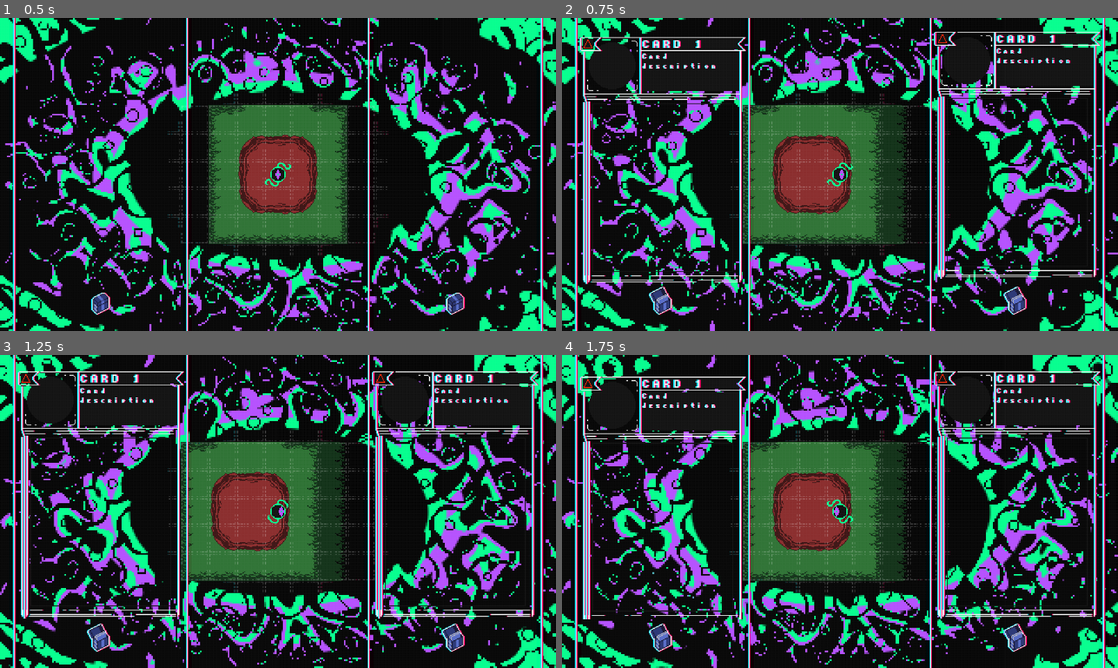
Above: before the commit, frames 1-4 (two rows, left to right).
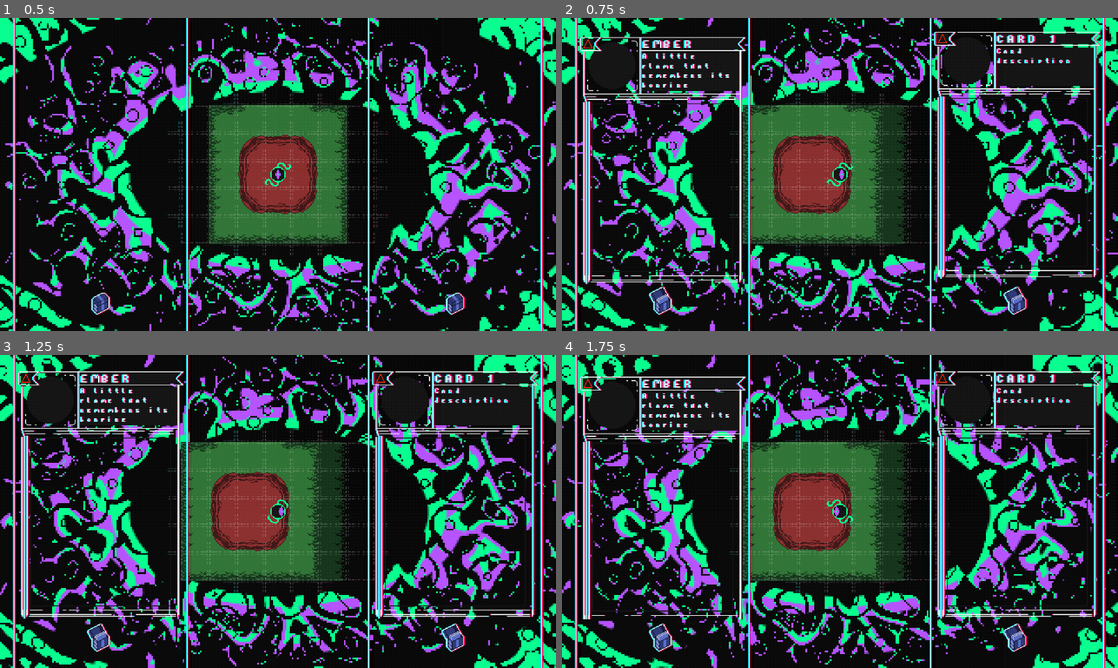
Above: after the commit, the same moments.

Repository: FaunaPolaris/HomeMadeCCG
Game: Godot game, scene res://scenes/main_screen.tscn
Two runs of this game, one before a commit and one after it. Both use one fixed random seed, a clock stepped at 60 frames per second and the inputs below.
Inputs (mouse positions are in pixels of both pictures, inside the frame that each line leads up to):
- Up to frame 1 (0.5 s): no input
- Up to frame 2 (0.75 s): tap Enter at 0.5 s; move the mouse to (962, 158) at 0.52 s; hold Right (ui_right) from 0.53 s (still down); hold E (toggle_deck) from 0.53 s (still down); click (962, 158) at 0.67 s
- Up to frame 3 (1.25 s): keep holding Right (ui_right); keep holding E (toggle_deck)
- Up to frame 4 (1.75 s): release Right (ui_right) at 1.25 s; release E (toggle_deck) at 1.25 s; drag from (662, 492) to (812, 574) at 1.27 s

Frame 1 is identical in both runs. In frame 2, 0.5% of the frame differs, in the area x 14-31%, y 7-23%; in frame 3, 0.5%, in the area x 14-31%, y 6-22%; in frame 4, 0.5%.

Commit message:
the player deck is dealt from a decklist and lives in the save
The left list is now the player deck, the right one the terrain the
player stands on (still placeholder cards until terrain hands over
real ones). Cards serialize to JSON-safe dictionaries, CardList can
load a whole decklist, and SaveGame carries the deck next to the map
states — older saves just have no deck key and get the starter dealt
again. resources/decks/starter_deck.json holds nine starter cards,
one per element.

Co-Authored-By: Claude Fable 5 <noreply@anthropic.com>

Diff:
--- /dev/null
+++ b/resources/decks/starter_deck.json
@@ -0,0 +1,11 @@
+[
+	{ "name": "EMBER", "description": "A little flame that remembers its bonfire", "element": "fire" },
+	{ "name": "GUST", "description": "A pocket of wind that will not settle", "element": "air" },
+	{ "name": "DEW", "description": "Morning water gathered one drop at a time", "element": "water" },
+	{ "name": "PEBBLE", "description": "A stubborn piece of an old mountain", "element": "earth" },
+	{ "name": "STATIC", "description": "A crackle waiting for somewhere to land", "element": "thunder" },
+	{ "name": "MAW", "description": "An appetite with nothing else around it", "element": "hunger" },
+	{ "name": "SAPLING", "description": "A tree still deciding where to stand", "element": "wood" },
+	{ "name": "ASH", "description": "What the fire left when it moved along", "element": "smoke" },
+	{ "name": "HOLLOW", "description": "A quiet space where an element should be", "element": "null" }
+]
--- a/scenes/main_screen.tscn
+++ b/scenes/main_screen.tscn
@@ -80,15 +80,16 @@
 
 [node name="cheat_menu" parent="." unique_id=1993027544 instance=ExtResource("2_cheat")]
 
-[node name="card_list_left" parent="." instance=ExtResource("7_cardlist")]
+[node name="player_deck" parent="." instance=ExtResource("7_cardlist")]
 offset_left = -300.0
 offset_top = -164.0
 offset_right = -108.0
 offset_bottom = 124.0
+placeholder_cards = 0
 slide_when_closed = Vector2(0, 344)
 open = false
 
-[node name="card_list_right" parent="." instance=ExtResource("7_cardlist")]
+[node name="terrain_cards" parent="." instance=ExtResource("7_cardlist")]
 offset_left = 108.0
 offset_top = -164.0
 offset_right = 300.0
@@ -101,11 +102,11 @@
 offset_top = 129.0
 offset_right = -188.0
 offset_bottom = 161.0
-list = NodePath("../card_list_left")
+list = NodePath("../player_deck")
 
 [node name="cardbox_right" parent="." node_paths=PackedStringArray("list") instance=ExtResource("8_cardbox")]
 offset_left = 188.0
 offset_top = 129.0
 offset_right = 220.0
 offset_bottom = 161.0
-list = NodePath("../card_list_right")
+list = NodePath("../terrain_cards")
--- a/script/cards/Card.gd
+++ b/script/cards/Card.gd
@@ -48,3 +48,31 @@
 func _show_element_icon() -> void:
 	var icon: AtlasTexture = %element_icon.texture
 	icon.region = Rect2(element * ICON_SIZE, 0, ICON_SIZE, ICON_SIZE)
+
+
+## Cards travel through decklists and the save file as JSON-safe
+## dictionaries: {"name": ..., "description": ..., "element": "fire"}.
+func apply_data(data: Dictionary) -> void:
+	card_name = String(data.get("name", card_name))
+	description = String(data.get("description", description))
+	element = element_from_name(String(data.get("element", "null")))
+
+
+func to_data() -> Dictionary:
+	return {
+		"name": card_name,
+		"description": description,
+		"element": element_name(element),
+	}
+
+
+static func element_name(value: Element) -> String:
+	return (Element.keys()[value] as String).to_lower()
+
+
+static func element_from_name(named: String) -> Element:
+	var index := Element.keys().find(named.to_upper())
+	if index < 0:
+		push_warning("Card: unknown element '%s', using null." % named)
+		return Element.NULL
+	return index as Element
--- a/script/cards/CardList.gd
+++ b/script/cards/CardList.gd
@@ -81,10 +81,23 @@
 	card.position = Vector2(0, (_cards.get_child_count() - 1) * (Card.SIZE.y + CARD_GAP))
 
 
+## Replaces the list's contents with one card per decklist entry.
+func load_deck(deck: Array) -> void:
+	clear_cards()
+	for entry in deck:
+		if entry is Dictionary:
+			var card: Card = CARD_SCENE.instantiate()
+			card.apply_data(entry)
+			add_card(card)
+
+
 func clear_cards() -> void:
 	for card in _cards.get_children():
+		# Detach right away so add_card counts only the cards that stay.
+		_cards.remove_child(card)
 		card.queue_free()
 	_target = 0.0
+	_offset = 0.0
 
 
 func _max_scroll() -> float:
--- a/script/main.gd
+++ b/script/main.gd
@@ -5,6 +5,9 @@
 
 ## Where the player stands in [constant STARTING_MAP] at the start of a new game.
 const STARTING_CELL := Vector2i.ZERO
+
+## The deck a player starts with before the save holds one of their own.
+const STARTER_DECK := "res://resources/decks/starter_deck.json"
 
 
 func _ready() -> void:
@@ -27,3 +30,15 @@
 
 	SaveGame.current_map_path = map_path
 	SaveGame.player_cell = player_cell
+
+	if SaveGame.player_deck.is_empty():
+		SaveGame.player_deck = _read_decklist(STARTER_DECK)
+	$player_deck.load_deck(SaveGame.player_deck)
+
+
+func _read_decklist(path: String) -> Array:
+	var json : JSON = load(path)
+	if json == null or not json.data is Array:
+		push_error("main: '%s' is not a decklist." % path)
+		return []
+	return json.data
--- a/script/save/SaveGame.gd
+++ b/script/save/SaveGame.gd
@@ -28,6 +28,11 @@
 
 ## Cell the player was standing on.
 var	player_cell			: Vector2i = Vector2i.ZERO
+
+## The cards in the player's deck, as the JSON-safe dictionaries
+## [method Card.to_data] makes. Empty means "not dealt yet" — the game
+## seeds it from the starter decklist.
+var	player_deck			: Array = []
 
 ## map id (its scene path) -> that map's state, as returned by [method Map.capture_state].
 var	_maps				: Dictionary = {}
@@ -63,6 +68,7 @@
 	_maps.clear()
 	current_map_path = ""
 	player_cell = Vector2i.ZERO
+	player_deck = []
 
 
 ## Forgets everything and deletes the save from disk, leaving nothing for the
@@ -92,6 +98,7 @@
 		"version": FORMAT_VERSION,
 		"current_map": current_map_path,
 		"player_cell": cell_to_key(player_cell),
+		"deck": player_deck,
 		"maps": _maps,
 	}
 	var file := FileAccess.open(TEMP_PATH, FileAccess.WRITE)
@@ -138,6 +145,10 @@
 
 	current_map_path = String(parsed.get("current_map", ""))
 	player_cell = key_to_cell(String(parsed.get("player_cell", "0,0")))
+	# Saves from before the deck existed simply have no "deck" key; an
+	# empty deck makes the game deal the starter decklist again.
+	var deck : Variant = parsed.get("deck", [])
+	player_deck = deck if deck is Array else []
 	_maps = parsed.get("maps", {})
 	return OK
 
